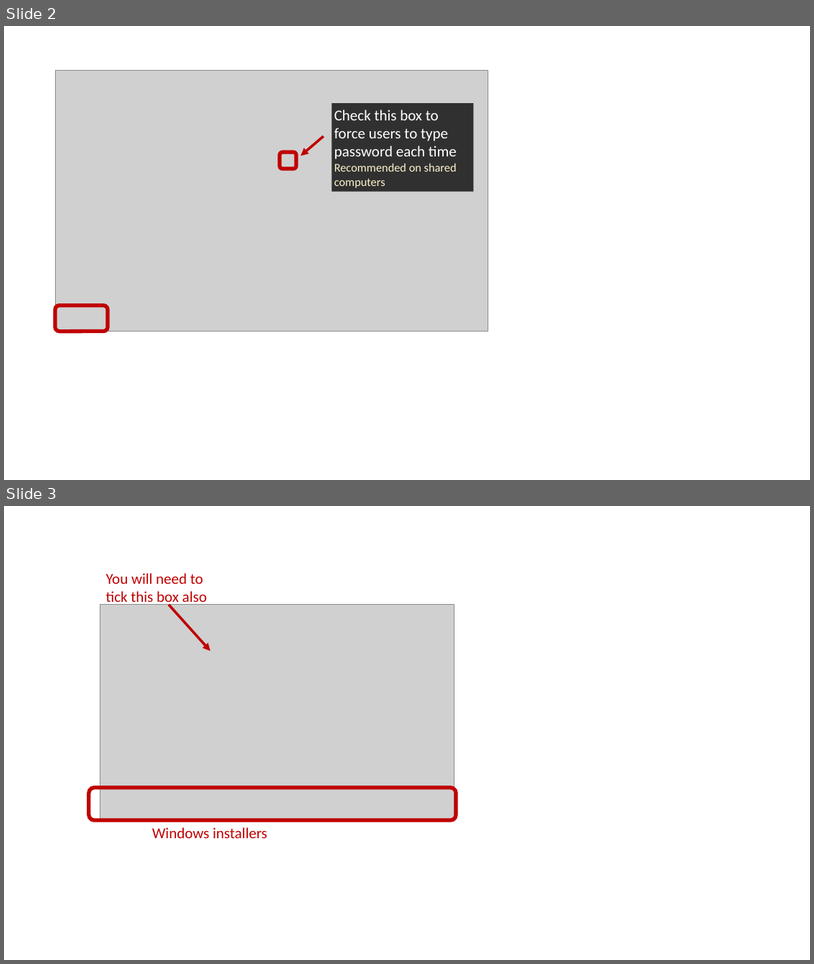
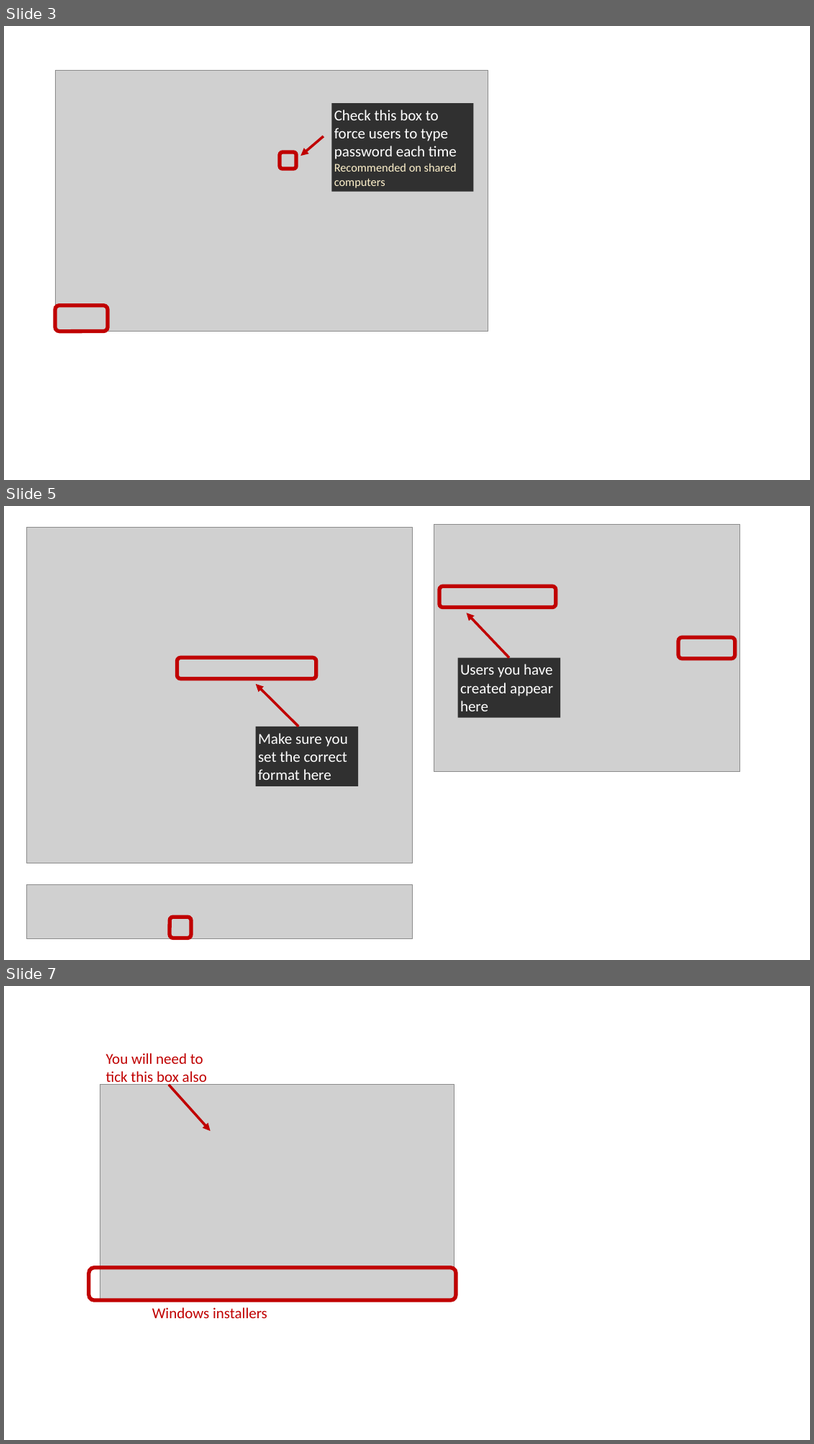
Before and after one commit to stats4sd/Installation-Guides, a slide deck: devResources/Screenshots - Chris.pptx. Shown one above the other, each under a label of ours: slides 2 and 3 before the commit, slides 3, 5 and 7 after it; the slides between them are not shown. The pictures are 814x964 and 814x1444 pixels, drawn with LibreOffice and Linux fonts; fonts in the diff are those of the drawing; grey boxes stand for pictures. Boxes give left, top, right and bottom in pixels: in the first picture for what was removed or moved away, otherwise in the second. Text is boxed around its words. In the diff, an @@ line names an element or a change of style, - is before the commit and + after.

Commit message:
update chris screenshots

```diff
--- a/devResources/Screenshots - Chris.pptx
+++ b/devResources/Screenshots - Chris.pptx
@@ slide 5 added at (x1=4, y1=506, x2=810, y2=960), background #FFFFFF @@
@@ picture added at (x1=27, y1=527, x2=413, y2=863) @@
@@ group added at (x1=434, y1=524, x2=741, y2=772): 2 rounded rectangles, 1 picture, 1 rectangle, 1 arrow @@
+Users you have created appear here
@@ rounded rectangle added at (x1=177, y1=657, x2=316, y2=678), outline #C00000 4.5 pt @@
@@ arrow added from (298, 726) to (256, 684), #C00000 3 pt @@
@@ rectangle added at (x1=256, y1=726, x2=358, y2=786), fill #000000 at 77% opacity, 18 pt, text #FFFFFF @@
+Make sure you set the correct format here
@@ picture added at (x1=27, y1=884, x2=413, y2=939) @@
@@ rounded rectangle added at (x1=170, y1=917, x2=191, y2=938), outline #C00000 4.5 pt @@
@@ what was slide 2 is now slide 3 @@
@@ what was slide 3 is now slide 7 @@
```
Also in this commit, not shown: 4 other slides added.
